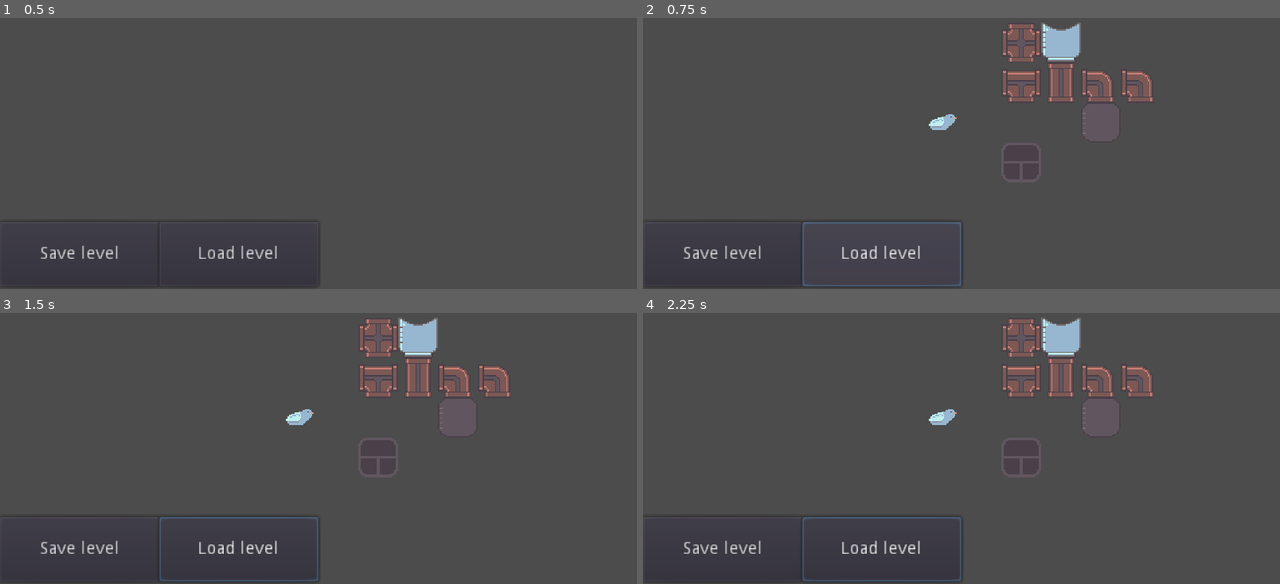
Above: before the commit, frames 1-4 (two rows, left to right).
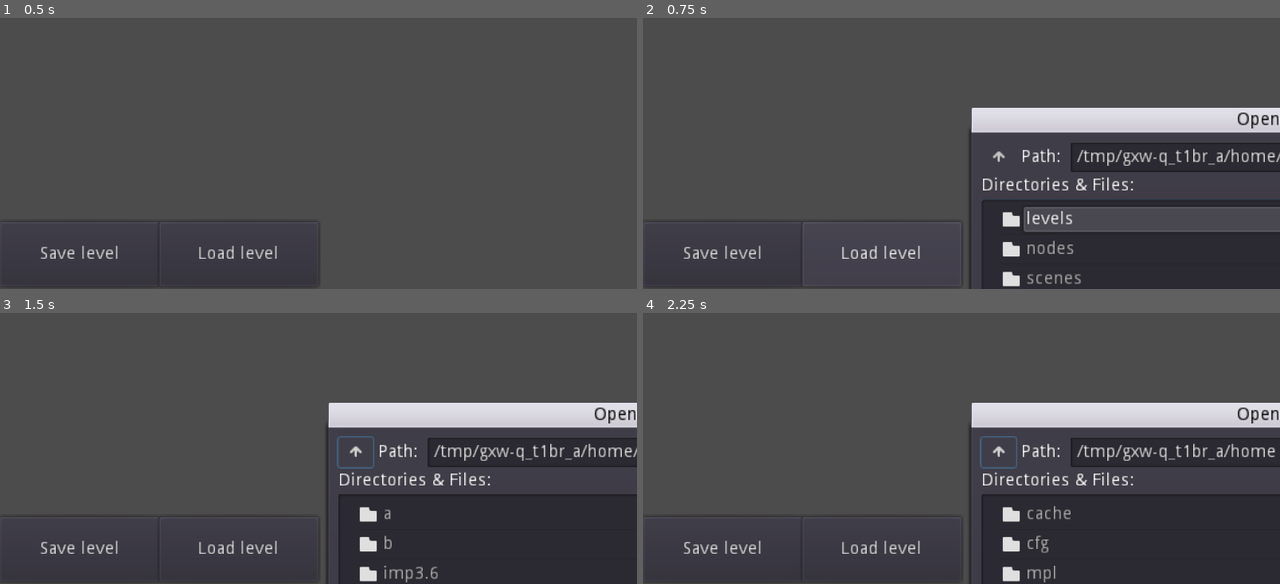
Above: after the commit, the same moments.

Repository: TaeKwonZeus/flow-godot
Game: Godot game, scene res://scenes/Main.tscn
Two runs of this game, one before a commit and one after it. Both use one fixed random seed, a clock stepped at 60 frames per second and the inputs below.
Inputs (mouse positions are in pixels of both pictures, inside the frame that each line leads up to):
- Up to frame 1 (0.5 s): no input
- Up to frame 2 (0.75 s): click "Load level" at 0.5 s
- Up to frame 3 (1.5 s): click (356, 451) at 1.27 s
- Up to frame 4 (2.25 s): click (999, 451) at 2.02 s

Frame 1 is identical in both runs. In frame 2, 24% of the frame differs, in the area x 25-100%, y 1-100%; in frame 3, 28%; in frame 4, 28%.

Commit message:
xd

Diff:
--- a/main/scripts/grid/game_grid.gd
+++ b/main/scripts/grid/game_grid.gd
@@ -27,7 +27,7 @@
 
 
 func find_block_at_position(pos):
-	for block in _blocks.keys():
+	for block in _blocks:
 		if get_pos(block) == pos:
 			return block
 
@@ -56,7 +56,7 @@
 	if _blocks_at_direction == null:
 		return
 
-	for block in _blocks.keys():
+	for block in _blocks:
 		var local_pos = get_pos(block)
 		if block in _blocks_at_direction:
 			set_pos(block, local_pos + direction)
@@ -79,12 +79,24 @@
 
 
 func load_from_json():
+	var dialog = FileDialog.new()
+	add_child(dialog)
+	dialog.rect_min_size = Vector2(500, 500)
+	dialog.access = FileDialog.ACCESS_FILESYSTEM
+	dialog.mode = FileDialog.MODE_OPEN_FILE
+	dialog.add_filter("*.json; JSON File")
+
+	dialog.connect("file_selected", self, "on_load_from_json")
+	dialog.connect("popup_hide", dialog, "queue_free")
+	dialog.popup()
+
+
+func on_load_from_json(filename):
 	_delete_children()
 	_blocks.clear()
 
-	var file_path = path + level_name + ".json"
 	var file = File.new()
-	file.open(file_path, File.READ)
+	file.open(filename, File.READ)
 	var content = parse_json(file.get_as_text())
 
 	for data in content:
@@ -106,7 +118,7 @@
 
 
 func set_pos(obj, pos):
-	if !_blocks.keys().has(obj):
+	if !obj in _blocks:
 		_blocks[obj] = []
 	_blocks[obj].append(pos)
 
@@ -114,7 +126,7 @@
 func _get_json_list():
 	var list = []
 
-	for block in _blocks.keys():
+	for block in _blocks:
 		list.append({
 			"type": block.type,
 			"position": _vec_to_list(_blocks[block][-1]),
